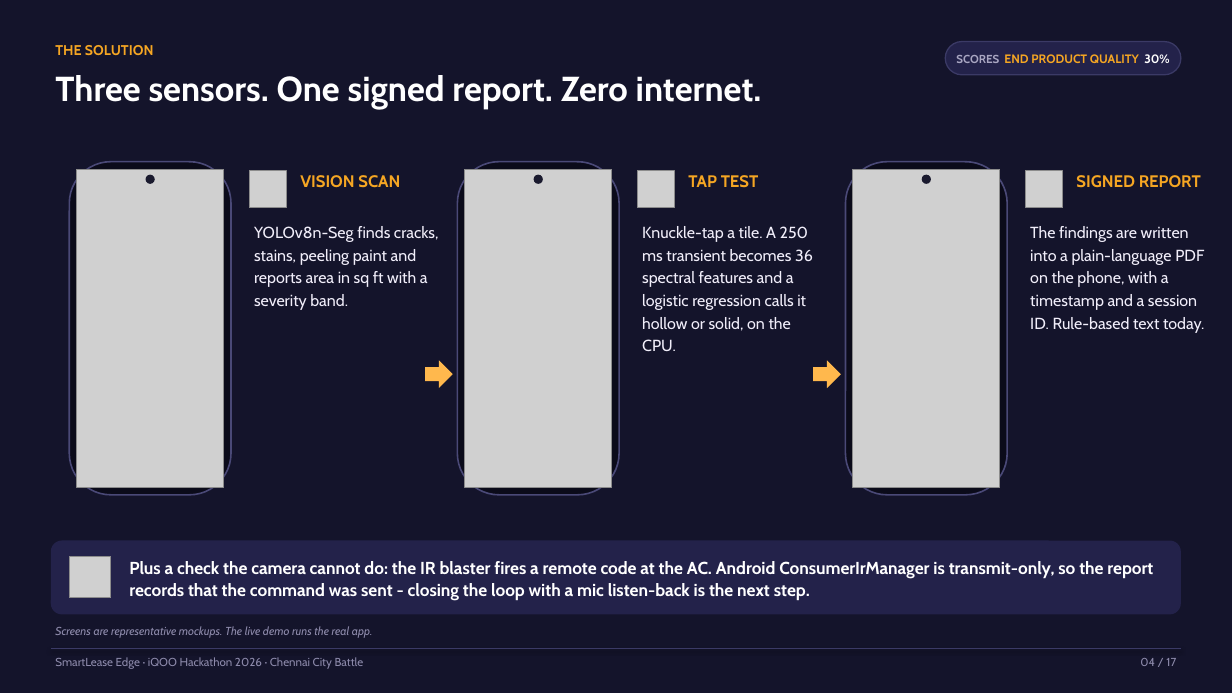
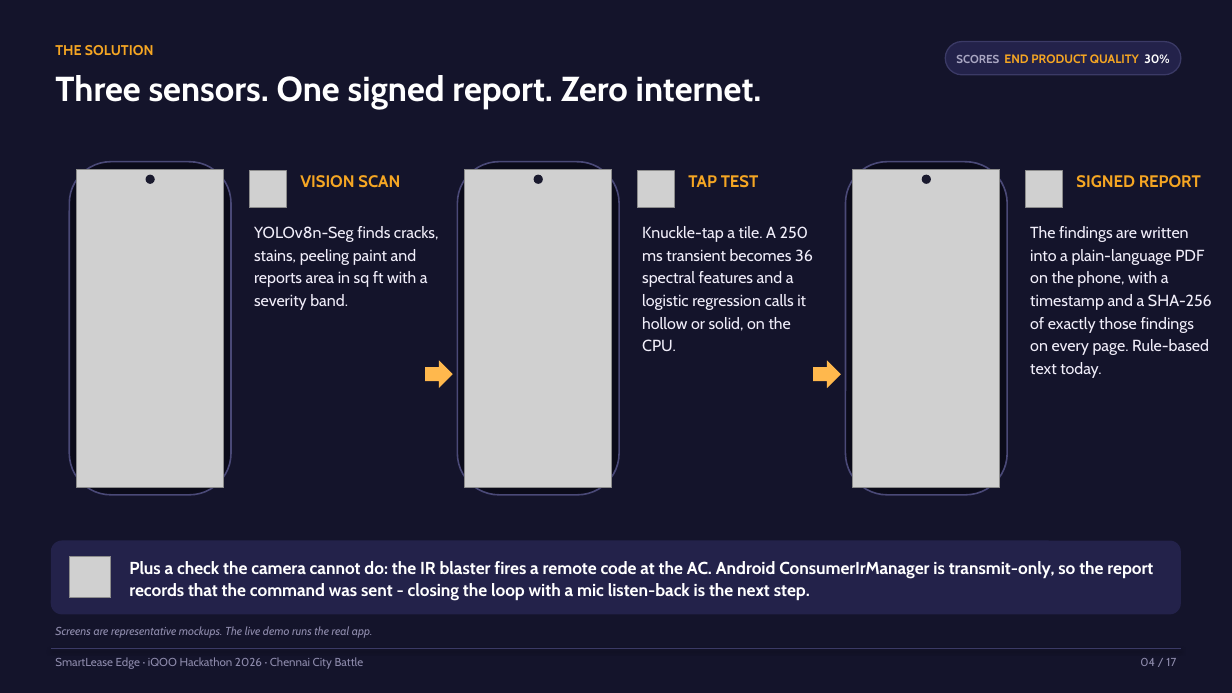
Before and after one commit to hameed0342j/smartlease-edge-chennai-H, a slide deck: slide 4 of docs/pitch/SmartLease-Edge-iQOO-Hackathon-2026.pptx. Drawn at 1232x693 pixels with LibreOffice and Linux fonts; fonts in the diff are those of the drawing; grey boxes stand for pictures. Boxes give left, top, right and bottom in pixels: in the first picture for what was removed or moved away, otherwise in the second. Text is boxed around its words. In the diff, an @@ line names an element or a change of style, - is before the commit and + after.

```diff
--- a/docs/pitch/SmartLease-Edge-iQOO-Hackathon-2026.pptx
+++ b/docs/pitch/SmartLease-Edge-iQOO-Hackathon-2026.pptx
@@ text at bbox=[1030, 226, 1212, 378]: text changed @@
-The findings are written into a plain-language PDF on the phone, with a timestamp and a session ID. Rule-based text today.
+The findings are written into a plain-language PDF on the phone, with a timestamp and a SHA-256 of exactly those findings on every page. Rule-based text today.
```
Also in this commit, not shown: 6 other slides changed.
